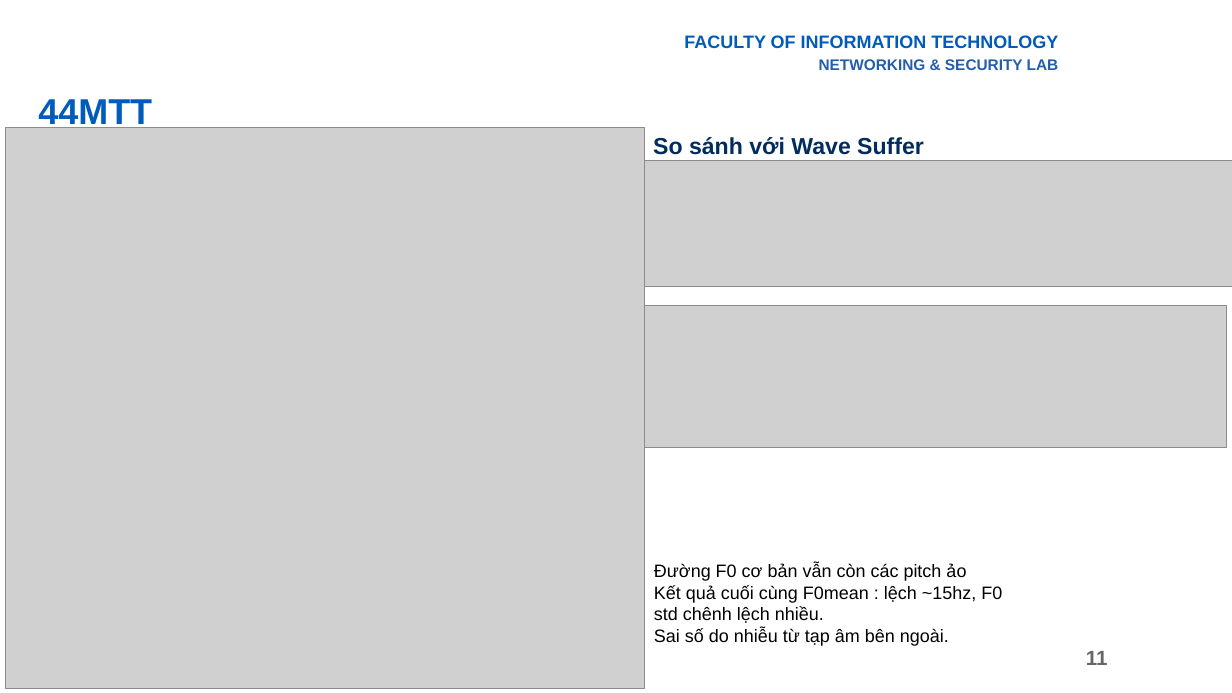
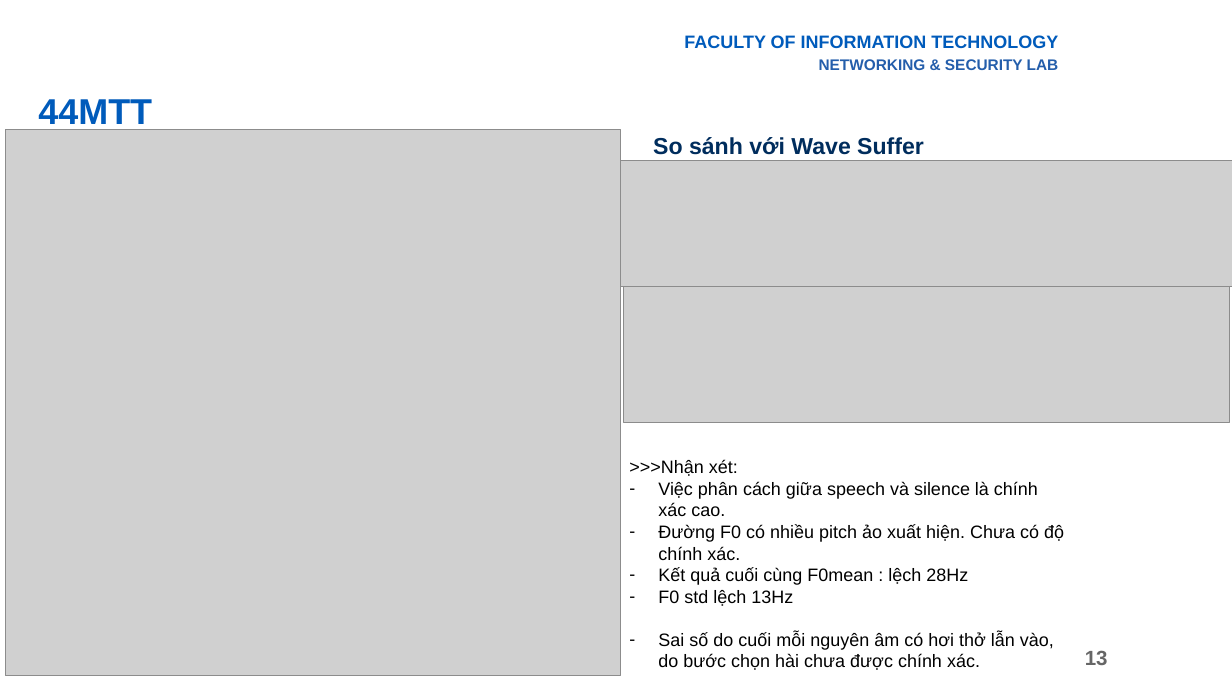
Before and after one commit to giabao2807/digital-signal-processing, a slide deck: slide 13 of endcourse/Final.pptx (slide 11 before the commit). Drawn at 1232x693 pixels with LibreOffice and Linux fonts; fonts in the diff are those of the drawing; grey boxes stand for pictures; background and template pictures are left out. Boxes give left, top, right and bottom in pixels: in the first picture for what was removed or moved away, otherwise in the second. Text is boxed around its words. In the diff, an @@ line names an element or a change of style, - is before the commit and + after.

```diff
--- a/endcourse/Final.pptx
+++ b/endcourse/Final.pptx
@@ picture resized from (x1=6, y1=128, x2=644, y2=689) to (x1=6, y1=129, x2=621, y2=676) @@
@@ picture resized from (x1=644, y1=161, x2=1232, y2=287) to (x1=620, y1=161, x2=1232, y2=287) @@
@@ picture resized from (x1=616, y1=306, x2=1227, y2=448) to (x1=624, y1=287, x2=1230, y2=422) @@
@@ text at (x1=629, y1=460, x2=1064, y2=670): text changed @@
-– Đường F0 cơ bản vẫn còn các pitch ảo
-– Kết quả cuối cùng F0mean : lệch ~15hz, F0 std chênh lệch nhiều.
-– Sai số do nhiễu từ tạp âm bên ngoài.
+>>>Nhận xét:
+– Việc phân cách giữa speech và silence là chính xác cao.
+– Đường F0 có nhiều pitch ảo xuất hiện. Chưa có độ chính xác.
+– Kết quả cuối cùng F0mean : lệch 28Hz
+– F0 std lệch 13Hz
+– Sai số do cuối mỗi nguyên âm có hơi thở lẫn vào, do bước chọn hài chưa được chính xác.
@@ page number at (x1=1085, y1=650, x2=1108, y2=665): text changed @@
-11
+13
```
Also in this commit, not shown: 6 other slides changed, 2 slides added, 2 other files.
